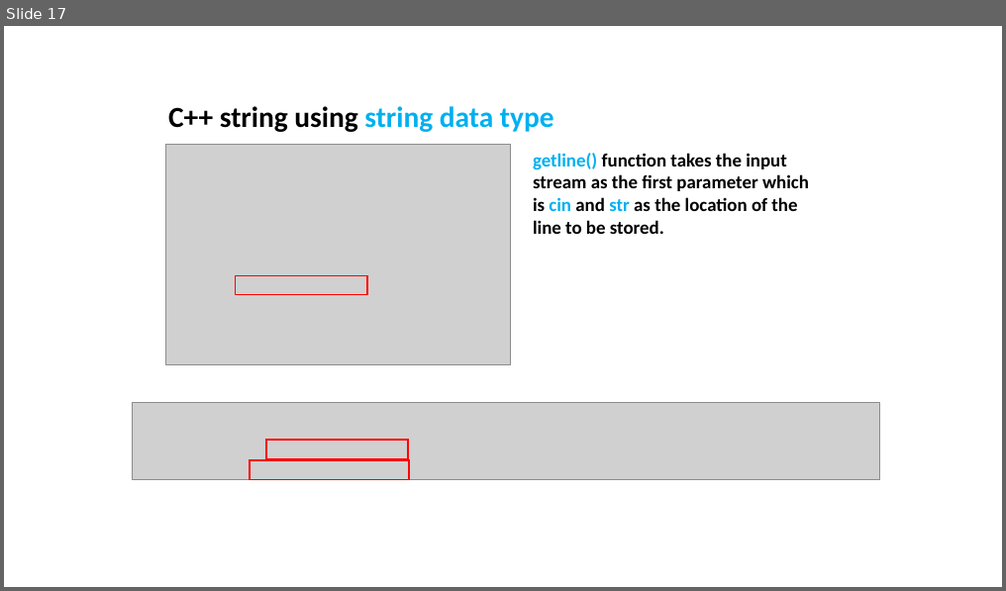
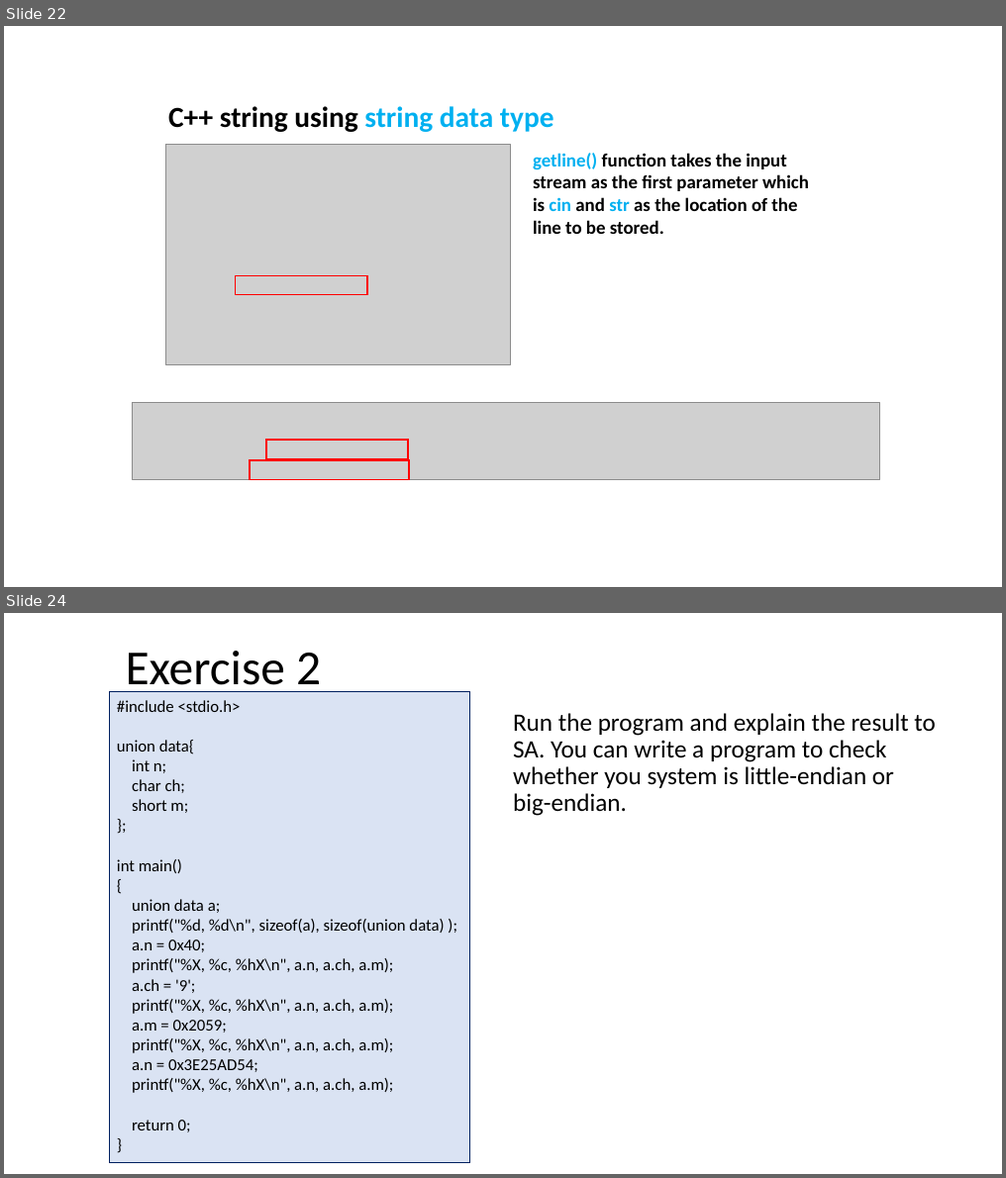
Before and after one commit to ShiqiYu/CPP, a slide deck: week04/Lab04.pptx. Shown one above the other, each under a label of ours: slide 17 before the commit, slides 22 and 24 after it; the slides between them are not shown. The pictures are 1006x591 and 1006x1178 pixels, drawn with LibreOffice and Linux fonts; fonts in the diff are those of the drawing; grey boxes stand for pictures; background and template pictures are left out. Boxes give left, top, right and bottom in pixels: in the first picture for what was removed or moved away, otherwise in the second. Text is boxed around its words. In the diff, an @@ line names an element or a change of style, - is before the commit and + after.

```diff
--- a/week04/Lab04.pptx
+++ b/week04/Lab04.pptx
@@ slide 24 added at <box>4,613,1002,1174</box>, background #FFFFFF @@
@@ title added at <box>126,651,321,692</box>, 47 pt, text #000000 @@
+Exercise 2
@@ rectangle added at <box>110,691,470,1162</box>, fill #DAE3F3, outline #002060 0.75 pt, 16 pt, text #000000 @@
+#include <stdio.h>
+union data{
+int n;
+char ch;
+short m;
+};
+int main()
+{
+union data a;
+printf("%d, %d\n", sizeof(a), sizeof(union data) );
+a.n = 0x40;
+printf("%X, %c, %hX\n", a.n, a.ch, a.m);
+a.ch = '9';
+printf("%X, %c, %hX\n", a.n, a.ch, a.m);
+a.m = 0x2059;
+printf("%X, %c, %hX\n", a.n, a.ch, a.m);
+a.n = 0x3E25AD54;
+printf("%X, %c, %hX\n", a.n, a.ch, a.m);
+return 0;
+}
@@ text added at <box>513,713,935,816</box>, 24 pt, text #000000 @@
+  Run the program and explain the result to SA. You can write a program to check whether you system is little-endian or big-endian.
@@ what was slide 17 is now slide 22 @@
```
Also in this commit, not shown: 3 slides changed, 15 other slides added, 22 slides removed.
